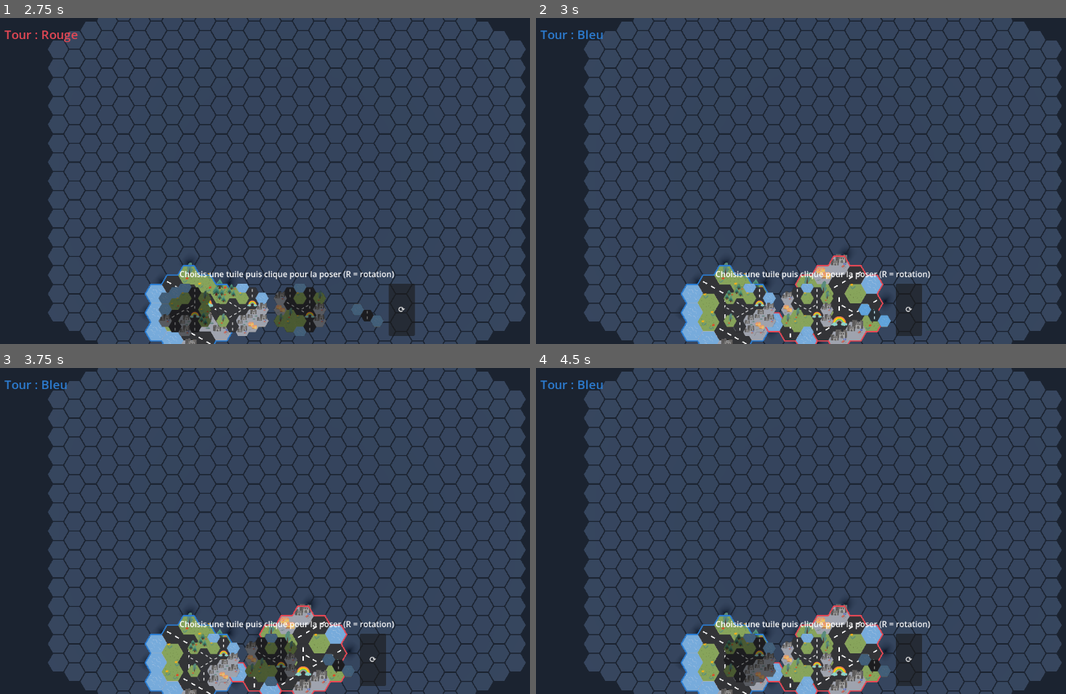
Above: before the commit, frames 1-4 (two rows, left to right).
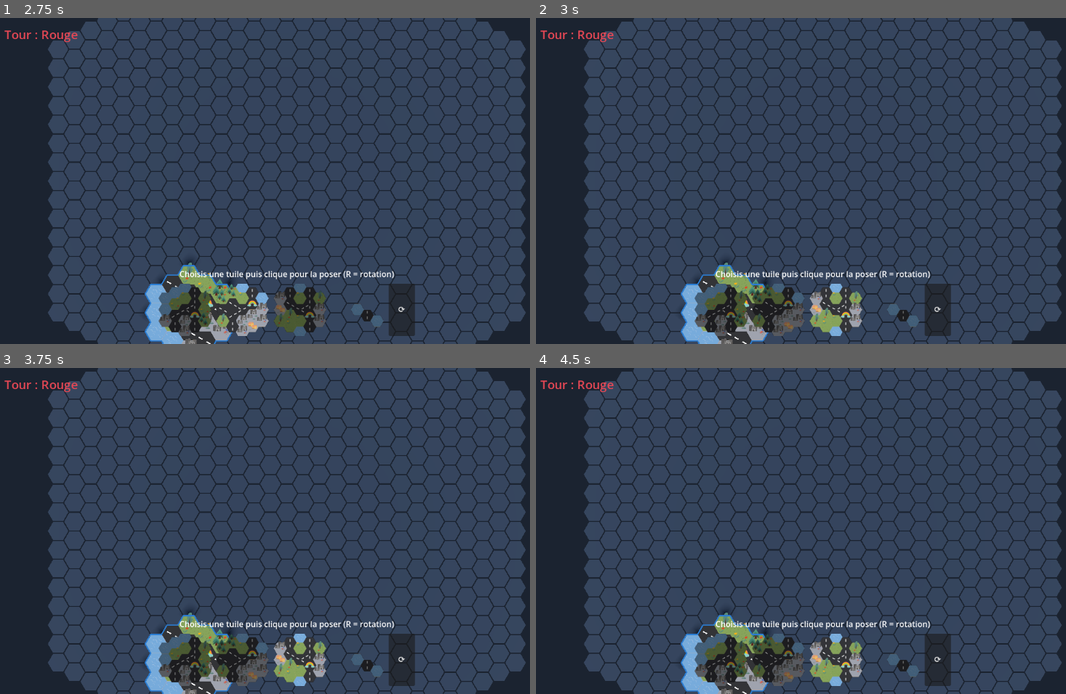
Above: after the commit, the same moments.

Repository: yoann-shopopop/shopopop-express
Game: Godot game, scene res://scenes/main.tscn
Two runs of this game, one before a commit and one after it. Both use one fixed random seed, a clock stepped at 60 frames per second and the inputs below.
Inputs (mouse positions are in pixels of both pictures, inside the frame that each line leads up to):
- Up to frame 1 (2.75 s): click "2" at 0.5 s; click (185, 311) at 1.27 s; click (243, 311) at 2.02 s
- Up to frame 2 (3 s): click (838, 311) at 2.77 s
- Up to frame 3 (3.75 s): click (212, 661) at 3.52 s
- Up to frame 4 (4.5 s): click (806, 661) at 4.27 s

Frame 1 is identical in both runs. In frame 2, 7.3% of the frame differs, in the area x 0-79%, y 3-100%; in frame 3, 7.3%; in frame 4, 7.3%.

Commit message:
feat(game): le pont ne connecte que par sa case centrale (route)
On repart de zéro sur le pont : sa seule case route est au centre, et c'est
le SEUL point de connexion — jamais les extrémités eau, jamais le long de sa
longueur, et uniquement contre une route. Le connecteur du pont devient sa
case centrale. L'auto-pont (qui reliait via les extrémités eau) devient
incompatible et est retiré (BridgeFinder + try_place_with_bridge supprimés,
contrôleur simplifié). La pose manuelle gratuite du pont est conservée. Tests
mis à jour.

Co-Authored-By: Claude Opus 4.8 <noreply@anthropic.com>

Diff:
--- a/resources/blocks/bridge.tres
+++ b/resources/blocks/bridge.tres
@@ -8,4 +8,4 @@
 display_name = "Pont"
 cells = Array[Vector2i]([Vector2i(0, 0), Vector2i(1, 0), Vector2i(2, 0)])
 cell_types = Array[int]([3, 0, 3])
-connectors = Array[Vector2i]([Vector2i(0, 0), Vector2i(2, 0)])
+connectors = Array[Vector2i]([Vector2i(1, 0)])
--- a/src/game/bridge_finder.gd
+++ /dev/null
@@ -1,53 +0,0 @@
-class_name BridgeFinder
-extends RefCounted
-## Finds a bridge placement that connects a block dropped "one cell too far" to the existing road
-## network: one bridge end links to the board's roads, the other to the block's roads, with no
-## overlap. Returns { "anchor": Vector2i, "rotation": int } or {} if none fits.
-
-const SEARCH := 4  # how far around the block anchor to look for a bridge spot
-
-
-static func find(board: Board, block: BlockDefinition, anchor: Vector2i, rotation: int, bridge: BlockDefinition) -> Dictionary:
-	var block_cells := block.get_cells(anchor, rotation)
-	for c in block_cells:
-		if board.is_occupied(c):
-			return {}  # the block itself overlaps — a bridge can't fix that
-
-	var block_conns := block.get_connectors(anchor, rotation)
-	var board_conns := board.connector_cells()
-	var blocked := {}
-	for c in block_cells:
-		blocked[c] = true
-
-	for bq in range(anchor.x - SEARCH, anchor.x + SEARCH + 1):
-		for br in range(anchor.y - SEARCH, anchor.y + SEARCH + 1):
-			for brot in 6:
-				var b_anchor := Vector2i(bq, br)
-				if _overlaps(bridge.get_cells(b_anchor, brot), board, blocked):
-					continue
-				if _links(bridge.get_connectors(b_anchor, brot), block_conns, board_conns):
-					return {"anchor": b_anchor, "rotation": brot}
-	return {}
-
-
-static func _overlaps(cells: Array[Vector2i], board: Board, blocked: Dictionary) -> bool:
-	for c in cells:
-		if board.is_occupied(c) or blocked.has(c):
-			return true
-	return false
-
-
-# True if one bridge end is adjacent to the block's roads and the other to the board's roads.
-static func _links(bridge_conns: Array[Vector2i], block_conns: Array[Vector2i], board_conns: Array[Vector2i]) -> bool:
-	for i in bridge_conns.size():
-		var other := bridge_conns[(i + 1) % bridge_conns.size()]
-		if _adjacent_to_any(bridge_conns[i], block_conns) and _adjacent_to_any(other, board_conns):
-			return true
-	return false
-
-
-static func _adjacent_to_any(cell: Vector2i, targets: Array[Vector2i]) -> bool:
-	for t in targets:
-		if HexUtils.are_adjacent(cell, t):
-			return true
-	return false
--- a/src/game/setup_phase.gd
+++ b/src/game/setup_phase.gd
@@ -1,10 +1,9 @@
 class_name SetupPhase
 extends RefCounted
 ## Drives the turn-by-turn setup placement. On a turn a player MAY first place their bridge (free —
-## it does not end the turn, and must connect to a road), then places a block (which ends the turn).
-## A bridge dropped one cell too far auto-inserts the bridge with the block. When a player has no
-## blocks left they may place their bridge or end (pass). The phase ends once every player is done.
-## Pure logic — no rendering/input.
+## it does not end the turn, and connects to a road via its central road cell only), then places a
+## block (which ends the turn). When a player has no blocks left they may place their bridge or end
+## (pass). The phase ends once every player is done. Pure logic — no rendering/input.
 
 signal turn_changed(player: Player)
 signal setup_finished
@@ -71,57 +70,9 @@
 	return true
 
 
-## Auto-bridge: places the bridge + the [param block_index] block in one turn (the bridge bridging an
-## existing road and the block's road). Consumes both and ends the turn.
-func try_place_with_bridge(block_index: int, block_anchor: Vector2i, block_rot: int, bridge_anchor: Vector2i, bridge_rot: int) -> bool:
-	var player := current_player()
-	if block_index < 0 or block_index >= player.pieces.size() or player.bridge == null:
-		return false
-	var block := player.pieces[block_index]
-	var bridge := player.bridge
-
-	for c in bridge.get_cells(bridge_anchor, bridge_rot):
-		if _board.is_occupied(c):
-			return false
-	for c in block.get_cells(block_anchor, block_rot):
-		if _board.is_occupied(c):
-			return false
-	if not _bridge_links(
-			bridge.get_connectors(bridge_anchor, bridge_rot),
-			block.get_connectors(block_anchor, block_rot),
-			_board.connector_cells()):
-		return false
-
-	_board.place(bridge, bridge_anchor, bridge_rot, player.color, false)
-	_board.place(block, block_anchor, block_rot, player.color, false)
-	player.pieces.remove_at(block_index)
-	player.bridge = null
-	_update_done(player)
-	_advance()
-	return true
-
-
 func _update_done(player: Player) -> void:
 	if player.pieces.is_empty() and player.bridge == null:
 		player.done = true
-
-
-# One bridge end touches a board road, the other touches the new block's road.
-func _bridge_links(bridge_ends: Array[Vector2i], block_roads: Array[Vector2i], board_roads: Array[Vector2i]) -> bool:
-	for i in bridge_ends.size():
-		var other := bridge_ends[(i + 1) % bridge_ends.size()]
-		if _connects([bridge_ends[i]] as Array[Vector2i], board_roads) and _connects([other] as Array[Vector2i], block_roads):
-			return true
-	return false
-
-
-# True if any cell in [param a] is a hex-neighbor of any cell in [param b].
-func _connects(a: Array[Vector2i], b: Array[Vector2i]) -> bool:
-	for ca in a:
-		for cb in b:
-			if HexUtils.are_adjacent(ca, cb):
-				return true
-	return false
 
 
 # Moves to the next player who isn't done, or finishes the phase.
--- a/src/interaction/placement_controller.gd
+++ b/src/interaction/placement_controller.gd
@@ -1,11 +1,10 @@
 class_name PlacementController
 extends Node
 ## Drag-and-drop placement with a road magnet. The UI starts a drag by pressing a piece preview:
-## a BLOCK (ends the turn) or the BRIDGE (free, must connect to a road). While dragging, the ghost
-## follows the pointer and the magnet snaps it to the nearest legal cell+rotation; the rotate action
-## cycles candidates. For a BLOCK dropped one cell too far, the player's bridge is previewed and
-## placed with it (auto-bridge). Releasing where nothing is legal places nothing. Mouse and touch
-## share the same path.
+## a BLOCK (ends the turn) or the BRIDGE (free; connects to a road via its central road cell only).
+## While dragging, the ghost follows the pointer and the magnet snaps it to the nearest legal
+## cell+rotation; the rotate action cycles candidates. Releasing where nothing is legal places
+## nothing. Mouse and touch share the same path.
 
 const BOARD_PLANE := Plane(Vector3.UP, 0.0)
 const MAGNET_RADIUS := 1
@@ -13,29 +12,25 @@
 var _camera: Camera3D
 var _board: Board
 var _ghost: BlockGhost
-var _bridge_ghost: BlockGhost
 var _phase: SetupPhase
 
 var _dragging: bool = false
 var _dragging_bridge: bool = false
 var _selected_index: int = 0
 var _rotation: int = 0
-var _candidates: Array = []            # direct legal placements [{ "cell", "rot" }], nearest first
+var _candidates: Array = []            # legal placements [{ "cell", "rot" }], nearest first
 var _choice: int = 0
-var _bridge_plan: Dictionary = {}      # auto-bridge for a block: { block_rot, bridge_anchor, bridge_rot }
 var _raw_cell: Vector2i = Vector2i.ZERO
 var _over_board: bool = false
 var _has_pointer: bool = false
 
 
-func setup(camera: Camera3D, board: Board, ghost: BlockGhost, bridge_ghost: BlockGhost, phase: SetupPhase) -> void:
+func setup(camera: Camera3D, board: Board, ghost: BlockGhost, phase: SetupPhase) -> void:
 	_camera = camera
 	_board = board
 	_ghost = ghost
-	_bridge_ghost = bridge_ghost
 	_phase = phase
 	_ghost.visible = false
-	_bridge_ghost.visible = false
 
 
 ## Starts dragging the current player's block [param index].
@@ -54,7 +49,6 @@
 	_rotation = 0
 	_candidates.clear()
 	_choice = 0
-	_bridge_plan = {}
 	_has_pointer = false
 	_dragging = true
 	_ghost.set_block(_dragged_piece())
@@ -108,12 +102,9 @@
 	_dragging_bridge = false
 	_candidates.clear()
 	_choice = 0
-	_bridge_plan = {}
 	_rotation = 0
 	_ghost.visible = false
 	_ghost.set_block(null)
-	_bridge_ghost.visible = false
-	_bridge_ghost.set_block(null)
 
 
 func _update_pointer(screen_pos: Vector2) -> void:
@@ -124,8 +115,6 @@
 	if hit == null:
 		_over_board = false
 		_candidates.clear()
-		_bridge_plan = {}
-		_bridge_ghost.visible = false
 		_ghost.set_valid(false)
 		return
 	var cell := HexUtils.world_to_axial(hit, GameConfig.HEX_SIZE)
@@ -136,26 +125,13 @@
 	_raw_cell = cell
 	_recompute_candidates(piece, hit)
 
-	if not _candidates.is_empty():
-		_bridge_plan = {}
-		_bridge_ghost.visible = false
-		_choice = mini(_choice, _candidates.size() - 1)
-		_apply_choice()
-	elif _dragging_bridge:
-		# A manually-dragged bridge with no legal spot here: just show it red.
-		_bridge_ghost.visible = false
+	if _candidates.is_empty():
 		_ghost.set_rotation_steps(_rotation)
 		_ghost.set_anchor(_raw_cell)
 		_ghost.set_valid(false)
 	else:
-		_bridge_plan = _find_bridge_plan(piece)
-		if _bridge_plan.is_empty():
-			_bridge_ghost.visible = false
-			_ghost.set_rotation_steps(_rotation)
-			_ghost.set_anchor(_raw_cell)
-			_ghost.set_valid(false)
-		else:
-			_preview_bridge(piece)
+		_choice = mini(_choice, _candidates.size() - 1)
+		_apply_choice()
 
 
 func _recompute_candidates(piece: BlockDefinition, hit: Vector3) -> void:
@@ -177,38 +153,11 @@
 	_ghost.set_valid(true)
 
 
-func _find_bridge_plan(block: BlockDefinition) -> Dictionary:
-	var bridge := _phase.current_player().bridge
-	if bridge == null:
-		return {}
-	for rot in 6:
-		var found := BridgeFinder.find(_board, block, _raw_cell, rot, bridge)
-		if not found.is_empty():
-			return {"block_rot": rot, "bridge_anchor": found["anchor"], "bridge_rot": found["rotation"]}
-	return {}
-
-
-func _preview_bridge(block: BlockDefinition) -> void:
-	_ghost.set_rotation_steps(_bridge_plan["block_rot"])
-	_ghost.set_anchor(_raw_cell)
-	_ghost.set_valid(true)
-	_bridge_ghost.set_block(_phase.current_player().bridge)
-	_bridge_ghost.set_rotation_steps(_bridge_plan["bridge_rot"])
-	_bridge_ghost.set_anchor(_bridge_plan["bridge_anchor"])
-	_bridge_ghost.set_valid(true)
-	_bridge_ghost.visible = true
-
-
 func _try_place() -> void:
-	if _dragged_piece() == null or not _over_board:
+	if _dragged_piece() == null or not _over_board or _candidates.is_empty():
 		return
+	var c: Dictionary = _candidates[_choice]
 	if _dragging_bridge:
-		if not _candidates.is_empty():
-			var b: Dictionary = _candidates[_choice]
-			_phase.try_place_bridge(b["cell"], b["rot"])
-		return
-	if not _candidates.is_empty():
-		var c: Dictionary = _candidates[_choice]
+		_phase.try_place_bridge(c["cell"], c["rot"])
+	else:
 		_phase.try_place(_selected_index, c["cell"], c["rot"])
-	elif not _bridge_plan.is_empty():
-		_phase.try_place_with_bridge(_selected_index, _raw_cell, _bridge_plan["block_rot"], _bridge_plan["bridge_anchor"], _bridge_plan["bridge_rot"])
--- a/src/main.gd
+++ b/src/main.gd
@@ -13,7 +13,6 @@
 
 var _camera: CameraRig
 var _ghost: BlockGhost
-var _bridge_ghost: BlockGhost
 var _ui: PlacementUI
 var _library: Array[BlockDefinition] = []
 var _characters: Array[CharacterDefinition] = []
@@ -53,12 +52,10 @@
 
 	_ghost = BlockGhost.new()
 	add_child(_ghost)
-	_bridge_ghost = BlockGhost.new()
-	add_child(_bridge_ghost)
 
 	controller = PlacementController.new()
 	add_child(controller)
-	controller.setup(_camera, board, _ghost, _bridge_ghost, phase)
+	controller.setup(_camera, board, _ghost, phase)
 
 	phase.turn_changed.connect(_on_turn_changed)
 	phase.setup_finished.connect(_on_setup_finished)
--- a/tests/test_board.gd
+++ b/tests/test_board.gd
@@ -37,7 +37,7 @@
 	b.id = &"bridge"
 	b.cells = BlockDefinition.make_line_cells(3)
 	b.cell_types = [CellType.Kind.WATER, CellType.Kind.ROUTE, CellType.Kind.WATER]
-	b.connectors = [Vector2i(0, 0), Vector2i(2, 0)] as Array[Vector2i]
+	b.connectors = [Vector2i(1, 0)] as Array[Vector2i]  # only the central road cell connects
 	return b
 
 
@@ -79,10 +79,12 @@
 	assert_false(_board.can_place(_road_tile(), Vector2i(2, 0), 0))
 
 
-func test_bridge_end_can_connect_to_a_road() -> void:
+func test_bridge_connects_only_via_its_central_road() -> void:
 	_board.place(_road_tile(), Vector2i.ZERO, 0, BLUE)
-	# Bridge placed so its near end (connector at (1,0)) is adjacent to the road connector (0,0).
-	assert_true(_board.can_place(_bridge(), Vector2i(1, 0), 0))
+	# Central road cell (0,1) touches the road connector (0,0) -> OK.
+	assert_true(_board.can_place(_bridge(), Vector2i(-1, 1), 0))
+	# Here only a water end would touch the road (center two cells away) -> rejected.
+	assert_false(_board.can_place(_bridge(), Vector2i(1, 0), 0))
 
 
 func test_place_returns_false_and_does_not_mutate_when_invalid() -> void:
--- a/tests/test_bridge_finder.gd
+++ /dev/null
@@ -1,53 +0,0 @@
-extends GutTest
-## Tests for BridgeFinder — finds a bridge placement that links a "one cell too far" block to the
-## existing road network.
-
-const BLUE := 0
-
-
-func _road_tile() -> BlockDefinition:
-	var b := BlockDefinition.new()
-	b.id = &"road"
-	b.cells = [Vector2i(0, 0)] as Array[Vector2i]
-	b.cell_types = [CellType.Kind.ROUTE]
-	b.connectors = [Vector2i(0, 0)] as Array[Vector2i]
-	return b
-
-
-func _bridge() -> BlockDefinition:
-	var b := BlockDefinition.new()
-	b.id = &"bridge"
-	b.cells = BlockDefinition.make_line_cells(3)
-	b.cell_types = [CellType.Kind.WATER, CellType.Kind.ROUTE, CellType.Kind.WATER]
-	b.connectors = [Vector2i(0, 0), Vector2i(2, 0)] as Array[Vector2i]
-	return b
-
-
-func test_finds_a_bridge_that_links_block_to_network() -> void:
-	var board := Board.new()
-	board.place(_road_tile(), Vector2i.ZERO, 0, BLUE)  # network road at (0,0)
-	var result := BridgeFinder.find(board, _road_tile(), Vector2i(4, 0), 0, _bridge())
-	assert_false(result.is_empty(), "a linking bridge exists")
-	# A found bridge end touches the existing road network (the other will touch the new block).
-	var ends := _bridge().get_connectors(result["anchor"], result["rotation"])
-	var touches_network := false
-	for e in ends:
-		for nb in HexUtils.neighbors(e):
-			if board.cell_type_at(nb) == CellType.Kind.ROUTE:
-				touches_network = true
-	assert_true(touches_network, "the bridge links onto the existing road")
-
-
-func test_returns_empty_when_gap_is_too_large() -> void:
-	var board := Board.new()
-	board.place(_road_tile(), Vector2i.ZERO, 0, BLUE)
-	var result := BridgeFinder.find(board, _road_tile(), Vector2i(12, 0), 0, _bridge())
-	assert_true(result.is_empty(), "no 3-cell bridge spans that gap")
-
-
-func test_returns_empty_when_block_would_overlap() -> void:
-	var board := Board.new()
-	board.place(_road_tile(), Vector2i.ZERO, 0, BLUE)
-	# Block dropped onto the existing cell — overlap, no bridge can fix that.
-	var result := BridgeFinder.find(board, _road_tile(), Vector2i.ZERO, 0, _bridge())
-	assert_true(result.is_empty())
--- a/tests/test_setup_phase.gd
+++ b/tests/test_setup_phase.gd
@@ -19,7 +19,7 @@
 	b.id = &"bridge"
 	b.cells = BlockDefinition.make_line_cells(3)
 	b.cell_types = [CellType.Kind.WATER, CellType.Kind.ROUTE, CellType.Kind.WATER]
-	b.connectors = [Vector2i(0, 0), Vector2i(2, 0)] as Array[Vector2i]
+	b.connectors = [Vector2i(1, 0)] as Array[Vector2i]  # only the central road cell connects
 	return b
 
 
@@ -61,22 +61,6 @@
 	assert_eq(_phase.current_player().color, PlayerColor.Kind.BLUE, "back to BLUE for round 2")
 
 
-func test_auto_bridge_places_both_and_consumes_the_bridge() -> void:
-	var board := Board.new()
-	var blue := _player(PlayerColor.Kind.BLUE, 1)
-	var red := _player(PlayerColor.Kind.RED, 1)
-	red.bridge = _bridge()
-	var phase := SetupPhase.new([blue, red] as Array[Player], board)
-
-	phase.try_place(0, Vector2i.ZERO, 0)              # BLUE road at origin -> RED's turn
-	var bridge := BridgeFinder.find(board, red.pieces[0], Vector2i(4, 0), 0, red.bridge)
-	assert_false(bridge.is_empty(), "a linking bridge exists")
-	assert_true(phase.try_place_with_bridge(0, Vector2i(4, 0), 0, bridge["anchor"], bridge["rotation"]))
-	assert_eq(board.pieces().size(), 3, "BLUE road + bridge + RED road")
-	assert_eq(red.pieces.size(), 0, "block consumed")
-	assert_null(red.bridge, "bridge consumed")
-
-
 func test_placing_a_bridge_is_free_and_keeps_the_turn() -> void:
 	var board := Board.new()
 	var blue := _player(PlayerColor.Kind.BLUE, 1)
@@ -84,10 +68,22 @@
 	red.bridge = _bridge()
 	var phase := SetupPhase.new([blue, red] as Array[Player], board)
 	phase.try_place(0, Vector2i.ZERO, 0)              # BLUE road at origin -> RED's turn
-	# RED places its bridge touching the road: free, so it stays RED's turn.
-	assert_true(phase.try_place_bridge(Vector2i(1, 0), 0))
+	# Bridge anchored so its CENTRAL road cell (0,1) touches the road at (0,0): free -> stays RED.
+	assert_true(phase.try_place_bridge(Vector2i(-1, 1), 0))
 	assert_eq(phase.current_player().color, PlayerColor.Kind.RED, "still RED's turn (bridge is free)")
 	assert_null(red.bridge, "bridge consumed")
+
+
+func test_a_bridge_must_connect_via_its_central_road() -> void:
+	var board := Board.new()
+	var blue := _player(PlayerColor.Kind.BLUE, 1)
+	var red := _player(PlayerColor.Kind.RED, 1)
+	red.bridge = _bridge()
+	var phase := SetupPhase.new([blue, red] as Array[Player], board)
+	phase.try_place(0, Vector2i.ZERO, 0)
+	# Here only a WATER end would touch the road (center is two cells away) -> rejected.
+	assert_false(phase.try_place_bridge(Vector2i(1, 0), 0))
+	assert_not_null(red.bridge, "bridge not consumed on an illegal placement")
 
 
 func test_pass_is_blocked_while_blocks_remain() -> void:
@@ -107,15 +103,6 @@
 	assert_true(phase.is_finished())
 
 
-func test_auto_bridge_fails_without_a_bridge() -> void:
-	var board := Board.new()
-	var blue := _player(PlayerColor.Kind.BLUE, 1)
-	var red := _player(PlayerColor.Kind.RED, 1)  # only a road, no bridge
-	var phase := SetupPhase.new([blue, red] as Array[Player], board)
-	phase.try_place(0, Vector2i.ZERO, 0)
-	assert_false(phase.try_place_with_bridge(0, Vector2i(4, 0), 0, Vector2i(1, 0), 0))
-
-
 func test_phase_finishes_when_all_pieces_are_placed() -> void:
 	watch_signals(_phase)
 	_phase.try_place(0, Vector2i.ZERO, 0)            # BLUE
--- a/tools/generate_block_resources.gd
+++ b/tools/generate_block_resources.gd
@@ -117,7 +117,8 @@
 	block.color = Color.WHITE
 	block.cells = BlockDefinition.make_line_cells(3)
 	block.cell_types = [CellType.Kind.WATER, CellType.Kind.ROUTE, CellType.Kind.WATER]
-	block.connectors = [Vector2i(0, 0), Vector2i(2, 0)] as Array[Vector2i]
+	# Only the central ROAD cell connects — never the water ends, never along the length.
+	block.connectors = [Vector2i(1, 0)] as Array[Vector2i]
 	_save(block, "res://resources/blocks/bridge.tres")
 
 
Not shown, removed: src/game/bridge_finder.gd.uid
Not shown, removed: tests/test_bridge_finder.gd.uid
